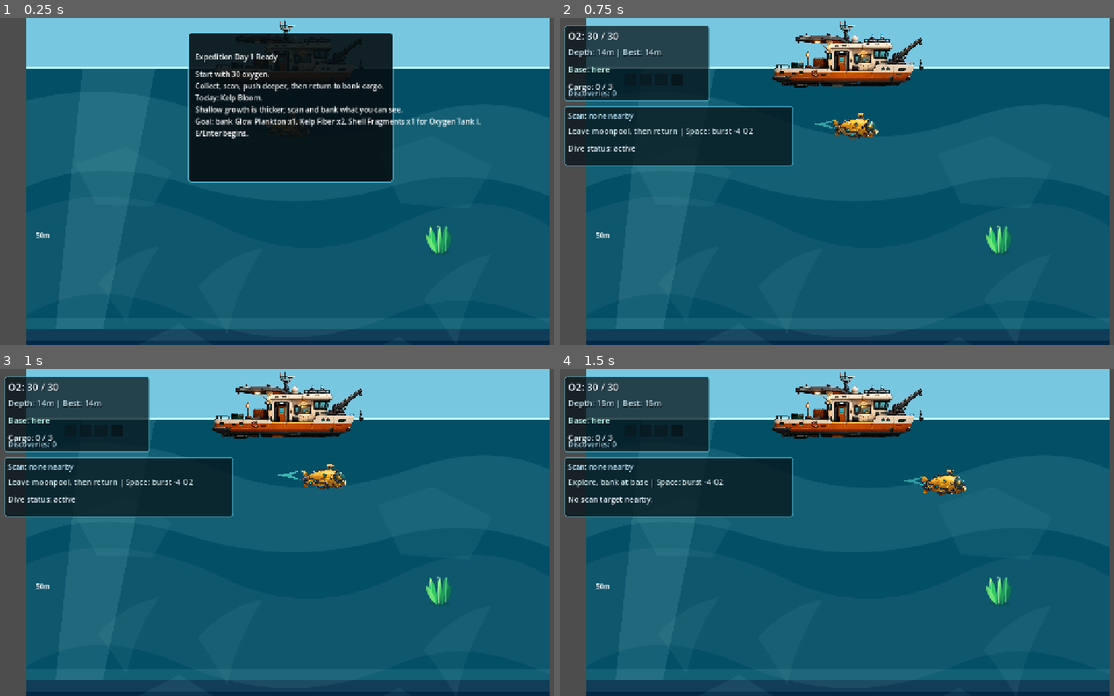
Above: before the commit, frames 1-4 (two rows, left to right).
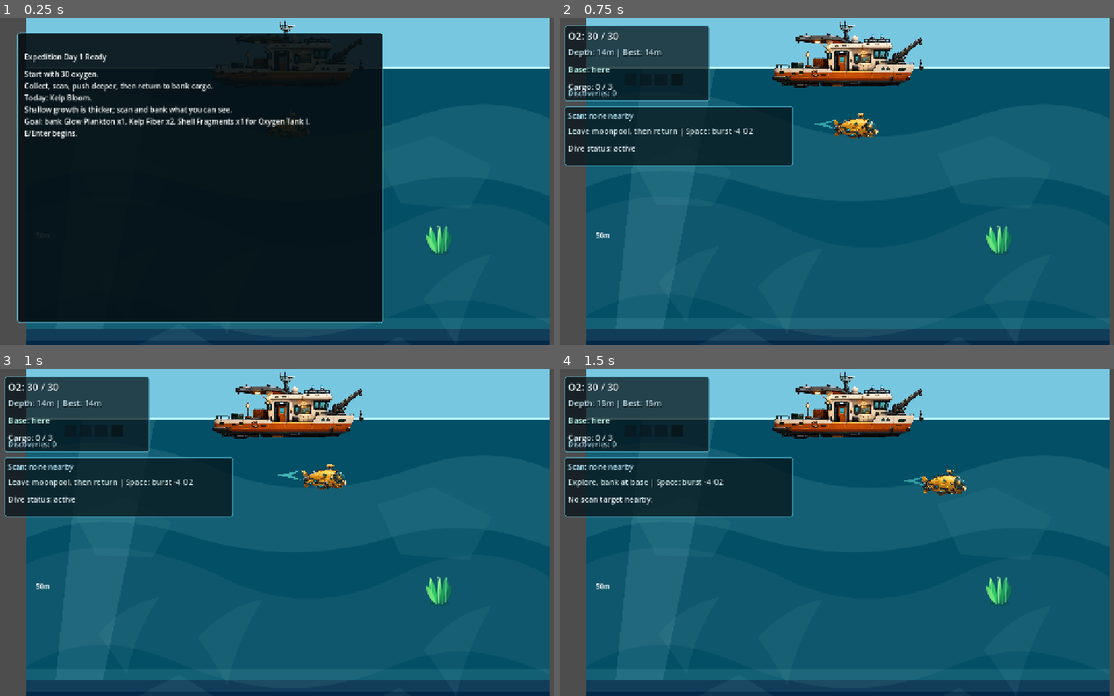
Above: after the commit, the same moments.

Repository: joeypshell/OceanGame
Game: Godot game, scene res://scenes/Main.tscn
Two runs of this game, one before a commit and one after it. Both use one fixed random seed, a clock stepped at 60 frames per second and the inputs below.
Inputs:
- Up to frame 1 (0.25 s): no input
- Up to frame 2 (0.75 s): tap Enter at 0.5 s; hold D (move_right) from 0.53 s (still down); tap E (interact) at 0.6 s
- Up to frame 3 (1 s): keep holding D (move_right)
- Up to frame 4 (1.5 s): release D (move_right) at 1.28 s; hold S (move_down) from 1.28 s (still down); tap F (scan) at 1.35 s

The runs differ from the first frame. In frame 1, 46% of the frame differs, in the area x 3-87%, y 4-94%; in frame 2, nothing differs; in frame 3, nothing differs; in frame 4, nothing differs.

Commit message:
Resolve #362 contain result panel copy

Diff:
--- a/scenes/Main.tscn
+++ b/scenes/Main.tscn
@@ -1323,32 +1323,34 @@
 text = "Recent Expeditions\nNone yet."
 
 [node name="RunPanel" type="Panel" parent="HUD"]
-offset_left = 420.0
+offset_left = 44.0
 offset_top = 32.0
-offset_right = 872.0
-offset_bottom = 362.0
+offset_right = 850.0
+offset_bottom = 672.0
 theme_override_styles/panel = SubResource("StyleBoxFlat_surface_panel")
 
 [node name="SurfaceTabs" type="Label" parent="HUD/RunPanel"]
 offset_left = 16.0
 offset_top = 12.0
-offset_right = 442.0
+offset_right = 790.0
 offset_bottom = 36.0
 text = "[Result]  Upgrades  Log"
 
 [node name="RunTitle" type="Label" parent="HUD/RunPanel"]
 offset_left = 16.0
 offset_top = 42.0
-offset_right = 442.0
+offset_right = 790.0
 offset_bottom = 74.0
 text = "Expedition Ready"
 
 [node name="RunSummary" type="Label" parent="HUD/RunPanel"]
 offset_left = 16.0
 offset_top = 80.0
-offset_right = 442.0
-offset_bottom = 314.0
+offset_right = 790.0
+offset_bottom = 624.0
 text = "Press E or Enter to begin."
+autowrap_mode = 2
+clip_text = true
 
 [node name="UpgradePanel" type="Panel" parent="HUD"]
 visible = false
--- a/scripts/main.gd
+++ b/scripts/main.gd
@@ -40,6 +40,12 @@
 const SURFACE_TAB_UPGRADES := 1
 const SURFACE_TAB_LOG := 2
 const SURFACE_TAB_NAMES := ["Result", "Upgrades", "Log"]
+const RUN_PANEL_COMPACT_RECT := Rect2(Vector2(420.0, 32.0), Vector2(452.0, 330.0))
+const RUN_PANEL_TALL_RECT := Rect2(Vector2(44.0, 32.0), Vector2(806.0, 640.0))
+const RUN_SUMMARY_COMPACT_BOTTOM := 314.0
+const RUN_SUMMARY_TALL_BOTTOM := 624.0
+const RUN_PANEL_CONTENT_RIGHT_COMPACT := 442.0
+const RUN_PANEL_CONTENT_RIGHT_TALL := 790.0
 const DIVE_STATUS_MAX_CHARS := 76
 const ECHO_LENS_PULSE_DURATION := 1.2
 
@@ -1041,6 +1047,8 @@
 	return result != DiveSessionScript.Result.DIVING
 
 func _update_run_panel() -> void:
+	var use_compact_panel := dive_session.result == DiveSessionScript.Result.EXTRACTED and surface_tab_index == SURFACE_TAB_UPGRADES
+	_apply_run_panel_layout(use_compact_panel)
 	surface_tabs_label.visible = _surface_tabs_enabled()
 	surface_tabs_label.text = _format_surface_tabs() if surface_tabs_label.visible else ""
 	if dive_session.result == DiveSessionScript.Result.READY:
@@ -1072,6 +1080,19 @@
 	else:
 		run_panel.visible = false
 
+func _apply_run_panel_layout(use_compact_panel: bool) -> void:
+	var rect := RUN_PANEL_COMPACT_RECT if use_compact_panel else RUN_PANEL_TALL_RECT
+	run_panel.offset_left = rect.position.x
+	run_panel.offset_top = rect.position.y
+	run_panel.offset_right = rect.position.x + rect.size.x
+	run_panel.offset_bottom = rect.position.y + rect.size.y
+
+	var content_right := RUN_PANEL_CONTENT_RIGHT_COMPACT if use_compact_panel else RUN_PANEL_CONTENT_RIGHT_TALL
+	surface_tabs_label.offset_right = content_right
+	run_title_label.offset_right = content_right
+	run_summary_label.offset_right = content_right
+	run_summary_label.offset_bottom = RUN_SUMMARY_COMPACT_BOTTOM if use_compact_panel else RUN_SUMMARY_TALL_BOTTOM
+
 func _update_upgrade_menu() -> void:
 	upgrade_panel.visible = dive_session.result == DiveSessionScript.Result.EXTRACTED and surface_tab_index == SURFACE_TAB_UPGRADES
 	if not upgrade_panel.visible:
--- a/tests/logic_tests.gd
+++ b/tests/logic_tests.gd
@@ -1090,6 +1090,7 @@
 	var main_scene := MainScene.instantiate()
 	root.add_child(main_scene)
 	for label_path in [
+		"HUD/RunPanel/RunSummary",
 		"HUD/UpgradePanel/UpgradeMenuItem",
 		"HUD/UpgradePanel/UpgradeMenuCost",
 		"HUD/UpgradePanel/UpgradeMenuState",
@@ -1097,6 +1098,19 @@
 	]:
 		var label: Label = main_scene.get_node(label_path)
 		_expect(label.autowrap_mode != TextServer.AUTOWRAP_OFF, "%s should keep wrapping enabled" % label_path)
+	var run_panel: Panel = main_scene.get_node("HUD/RunPanel")
+	var run_summary_label: Label = main_scene.get_node("HUD/RunPanel/RunSummary")
+	main_scene.run_panel = run_panel
+	main_scene.surface_tabs_label = main_scene.get_node("HUD/RunPanel/SurfaceTabs")
+	main_scene.run_title_label = main_scene.get_node("HUD/RunPanel/RunTitle")
+	main_scene.run_summary_label = run_summary_label
+	main_scene.call("_apply_run_panel_layout", false)
+	_expect(run_panel.offset_left == 44.0 and run_panel.offset_right == 850.0, "result surface panel should use the wide layout")
+	_expect(run_panel.offset_bottom >= 672.0, "result surface panel should be tall enough to contain result copy")
+	_expect(run_summary_label.offset_bottom <= run_panel.offset_bottom - run_panel.offset_top, "result summary label should stay inside the run panel")
+	_expect(run_summary_label.clip_text, "result summary label should clip instead of drawing outside the panel")
+	main_scene.call("_apply_run_panel_layout", true)
+	_expect(run_panel.offset_left == 420.0 and run_panel.offset_bottom == 362.0, "upgrade surface tab should keep compact run panel above the upgrade details")
 	main_scene.queue_free()
 	main.free()
 
Not shown, changed: docs/current/GAMEPLAY.md
